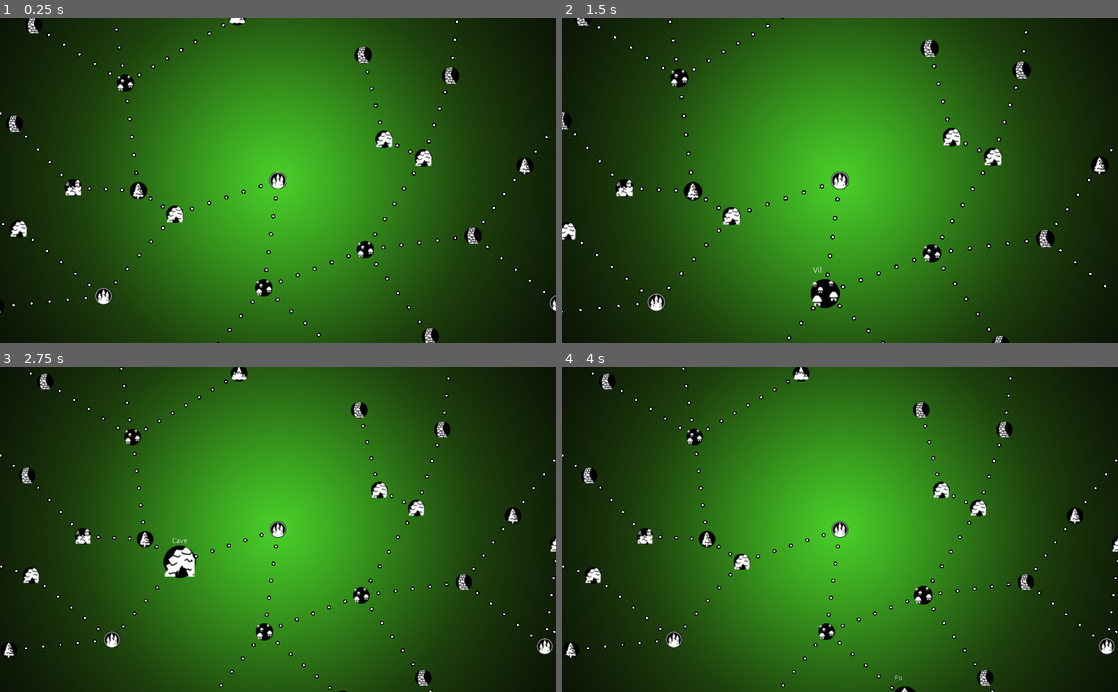
Above: before the commit, frames 1-4 (two rows, left to right).
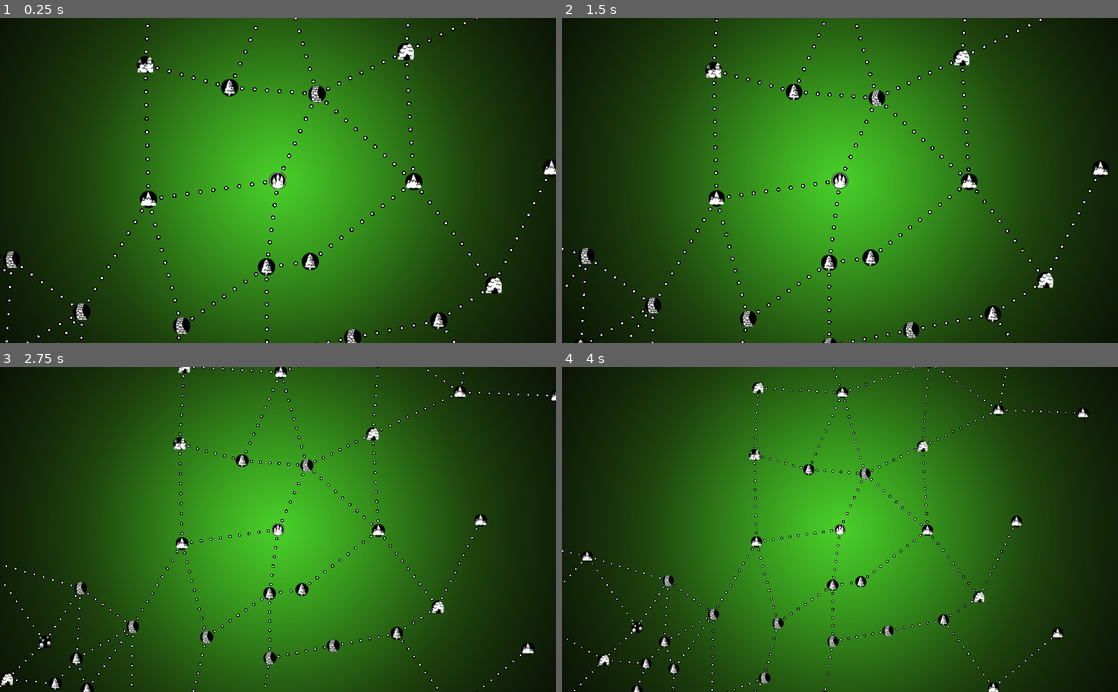
Above: after the commit, the same moments.

Repository: JRHard771/Fare
Game: Godot game, scene res://WorldMap.tscn
Two runs of this game, one before a commit and one after it. Both use one fixed random seed, a clock stepped at 60 frames per second and the inputs below.
Inputs (mouse positions are in pixels of both pictures, inside the frame that each line leads up to):
- Up to frame 1 (0.25 s): no input
- Up to frame 2 (1.5 s): tap Enter at 0.5 s; hold - (zoom_out) 0.53-1.28 s; tap Space at 1.25 s; move the mouse to (828, 281) at 1.27 s; tap = (zoom_in) at 1.35 s
- Up to frame 3 (2.75 s): tap - (zoom_out) at 1.55 s; move the mouse to (172, 562) at 2.02 s; hold - (zoom_out) from 2.03 s (still down)
- Up to frame 4 (4 s): move the mouse to (923, 594) at 2.77 s; release - (zoom_out) at 2.78 s; tap - (zoom_out) at 2.85, 3.8 s; move the mouse to (901, 691) at 3.52 s; hold = (zoom_in) from 3.53 s (still down)

The runs differ from the first frame. In frame 1, 6.6% of the frame differs, in the area x 0-100%, y 0-100%; in frame 2, 6.6%; in frame 3, 6.8%; in frame 4, 6.4%.

Commit message:
Add Player singleton; generate additional paths

Diff:
--- a/Camera2D.gd
+++ b/Camera2D.gd
@@ -8,18 +8,24 @@
 func _ready():
 	pass # Replace with function body.
 
+func ex_curve(vector):
+	vector.x = sign(vector.x) * range_lerp(abs(vector.x), 0, 512, 0, abs(vector.x))
+	vector.y = sign(vector.y) * range_lerp(abs(vector.y), 0, 300, 0, abs(vector.y))
+	return vector
+
 func _process(delta):
 	if Input.get_mouse_button_mask():
 		var mpos = get_local_mouse_position()
-		mpos.x /= 256.0
-		mpos.y /= 150.0
-		position.x += mpos.x * delta * 512
-		position.y += mpos.y * delta * 512
+		position.x += mpos.x * delta
+		position.y += mpos.y * delta * (512 / 300)
 
 func _input(event):
 	var vinny = get_node("Vignette")
 	if event.is_action_pressed("zoom_in"):
 		zoom -= Vector2(0.1, 0.1)
 	if event.is_action_pressed("zoom_out"):
-		zoom += Vector2(0.05, 0.05)
+		zoom += Vector2(0.15, 0.15)
+	if zoom.x < 0.3:
+		zoom = Vector2(0.3, 0.3)
+	zoom = zoom.clamped(3.0)
 	vinny.scale = zoom
--- a/MapNodeTree.gd
+++ b/MapNodeTree.gd
@@ -4,15 +4,15 @@
 var MapPath = preload("res://MapPath.tscn")
 var terrain = {
 	dungeon = {
-		pad = pow(120, 2),
+		pad = pow(160, 2),
 		image = preload("res://sprites/map/castle-ruins.png")
 		},
 	city = {
-		pad = pow(200, 2),
+		pad = pow(160, 2),
 		image = preload("res://sprites/map/castle.png")
 		},
 	cave = {
-		pad = pow(80, 2),
+		pad = pow(120, 2),
 		image = preload("res://sprites/map/cave-entrance.png")
 		},
 	door = {
@@ -20,7 +20,7 @@
 		image = preload("res://sprites/map/exit-door.png")
 		},
 	village = {
-		pad = pow(200, 2),
+		pad = pow(80, 2),
 		image = preload("res://sprites/map/huts-village.png")
 		},
 	mountain = {
@@ -46,8 +46,18 @@
 	}
 
 func random_terrain():
-	var options = ['dungeon', 'city', 'cave', 'village', 'mountain', 'forest', 'road']
-	return options[ randi() % 7 ]
+	var d20 = randi() % 20
+	if d20 == 0:
+		return 'village'
+	elif d20 == 1:
+		return 'dungeon'
+	elif d20 == 2:
+		return 'cave'
+	elif d20 <= 7:
+		return 'road'
+	elif d20 <= 13:
+		return 'mountain'
+	return 'forest'
 
 func add_path(node_a, node_b):
 	var path = MapPath.instance()
@@ -60,7 +70,7 @@
 	return sqrt(max(terrain[type_a]['pad'], terrain[type_b]['pad']))
 
 func populate(mnode):
-	for i in range(3):
+	for i in range(2):
 		spawn_node(mnode, random_terrain())
 		mnode.remove_from_group('Open Nodes')
 
@@ -72,7 +82,7 @@
 	return true
 
 func spawn_node(parent, type):
-	var edge = Vector2.RIGHT.rotated( randf() * PI ) * path_length(parent.type, type)
+	var edge = Vector2.RIGHT.rotated( randf() * PI ) * (path_length(parent.type, type) + 1)
 	if check_spawn(parent.position + edge, type):
 		var new_node = MapNode.instance()
 		new_node.position = parent.position + edge
@@ -101,6 +111,25 @@
 				return true
 	return false
 
+func loop_map_nodes():
+	var ray = RayCast2D.new()
+	ray.collide_with_areas = true
+	ray.collide_with_bodies = false
+	ray.exclude_parent = true
+	var offset = randi()%360
+	for n in get_tree().get_nodes_in_group('MapNodes'):
+		n.add_child(ray)
+		for angle in range(16):
+			var rads = deg2rad(angle * 22.5 + offset)
+			ray.cast_to = Vector2(cos(rads), sin(rads)) * 240
+			ray.force_raycast_update()
+			var other = ray.get_collider()
+			if other and n.exits.find(other) == -1:
+				add_path(n, other.get_parent())
+				break
+		n.remove_child(ray)
+	ray.free()
+
 # Called when the node enters the scene tree for the first time.
 func _ready():
 	randomize()
@@ -111,8 +140,10 @@
 	root.set_label('City')
 	root.add_to_group('MapNodes')
 	add_child(root)
+	Player.location = root
 	populate(root)
-	for i in range(4):
+	for i in range(5):
 		var nodes = get_tree().get_nodes_in_group('Open Nodes')
 		for n in nodes:
 			populate(n)
+	loop_map_nodes()
--- a/MapPath.gd
+++ b/MapPath.gd
@@ -9,7 +9,7 @@
 
 func _draw():
 	var distance = node_from.position.distance_to(node_to.position)
-	var dots = round(distance / 32)
+	var dots = round(distance / 24)
 	var step = node_from.position.direction_to(node_to.position) * (distance / dots)
 	var pos = node_from.position + step
 	for i in range(dots-1):
--- /dev/null
+++ b/Player.gd
@@ -0,0 +1,7 @@
+extends Node
+
+var location = null
+
+# Called when the node enters the scene tree for the first time.
+func _ready():
+	pass # Replace with function body.
--- a/project.godot
+++ b/project.godot
@@ -18,6 +18,10 @@
 config/name="Fare"
 run/main_scene="res://WorldMap.tscn"
 config/icon="res://icon.png"
+
+[autoload]
+
+Player="*res://Player.gd"
 
 [display]
 
